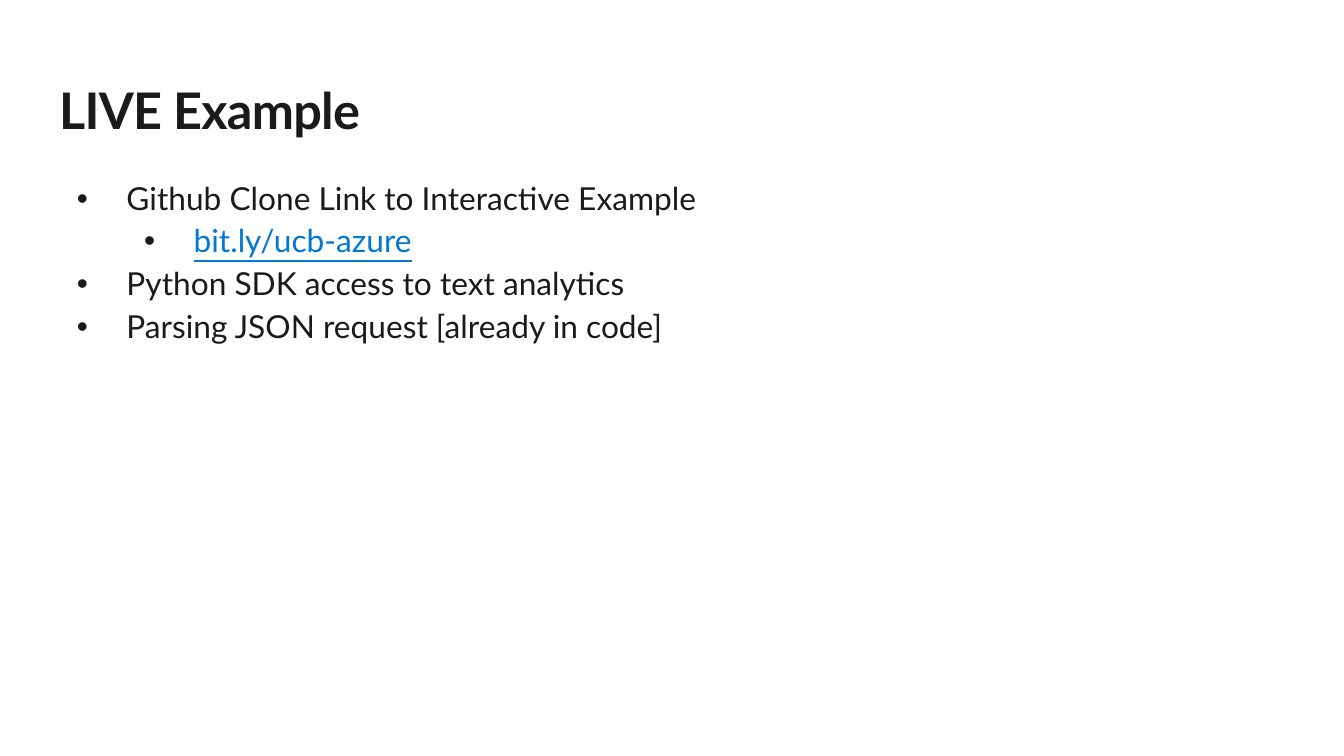
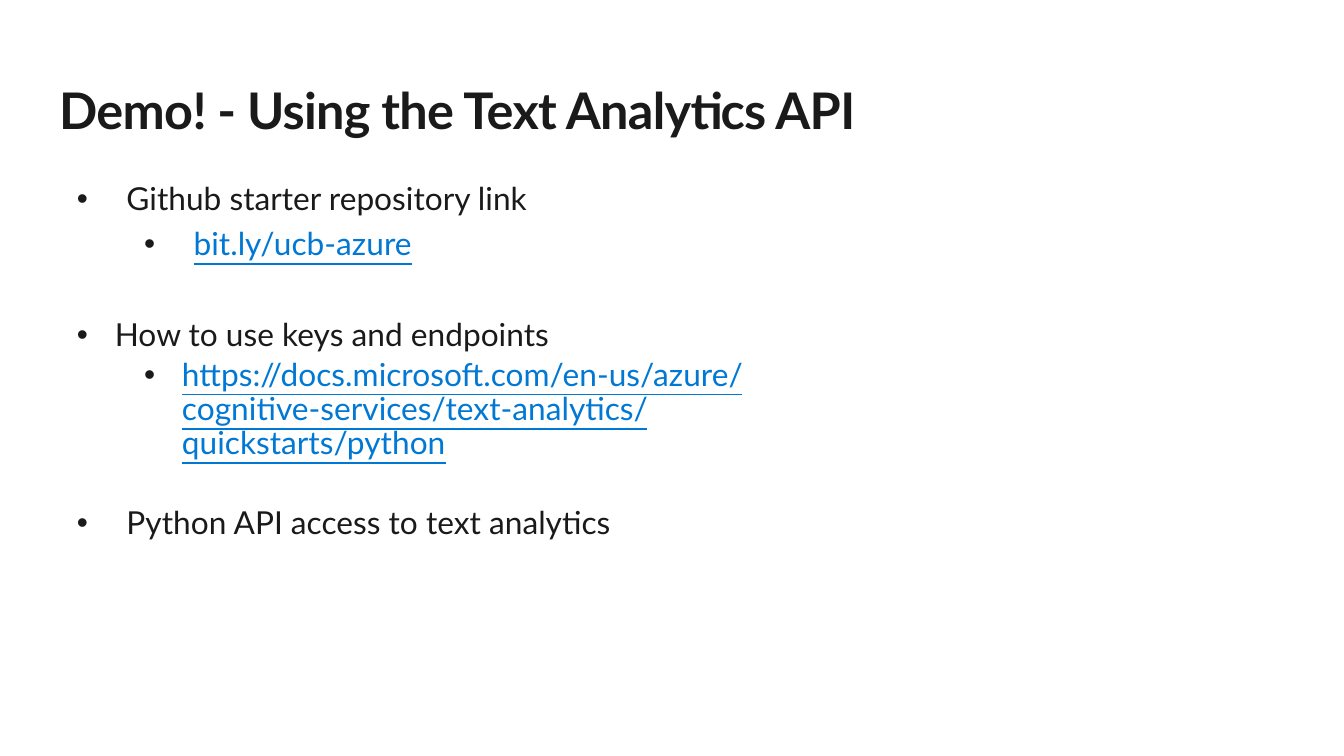
Before and after one commit to evelynluw/ucbazureworkshop, a slide deck: slide 7 of UC Berkeley Datathon Workshop.pptx. Drawn at 1344x756 pixels with LibreOffice and Linux fonts; fonts in the diff are those of the drawing; background and template pictures are left out. Boxes give left, top, right and bottom in pixels: in the first picture for what was removed or moved away, otherwise in the second. Text is boxed around its words. In the diff, an @@ line names an element or a change of style, - is before the commit and + after.

Commit message:
Edit slides of ppt

```diff
--- a/UC Berkeley Datathon Workshop.pptx
+++ b/UC Berkeley Datathon Workshop.pptx
@@ title at (59, 91, 855, 138): text changed @@
-LIVE Example
+Demo! - Using the Text Analytics API
@@ text at (126, 186, 527, 216): text changed @@
-• Github Clone Link to Interactive Example
+• Github starter repository link
@@ text at (194, 231, 412, 261): more space between paragraphs @@
@@ text at (115, 322, 743, 540): text changed; text colour #1A1A1A to #0078D4 @@
-• Python SDK access to text analytics
-• Parsing JSON request [already in code]
+• How to use keys and endpoints
+  • https://docs.microsoft.com/en-us/azure/cognitive-services/text-analytics/quickstarts/python
+• Python API access to text analytics
```
Also in this commit, not shown: 4 other slides changed, 1 slide added, 1 slide removed.
